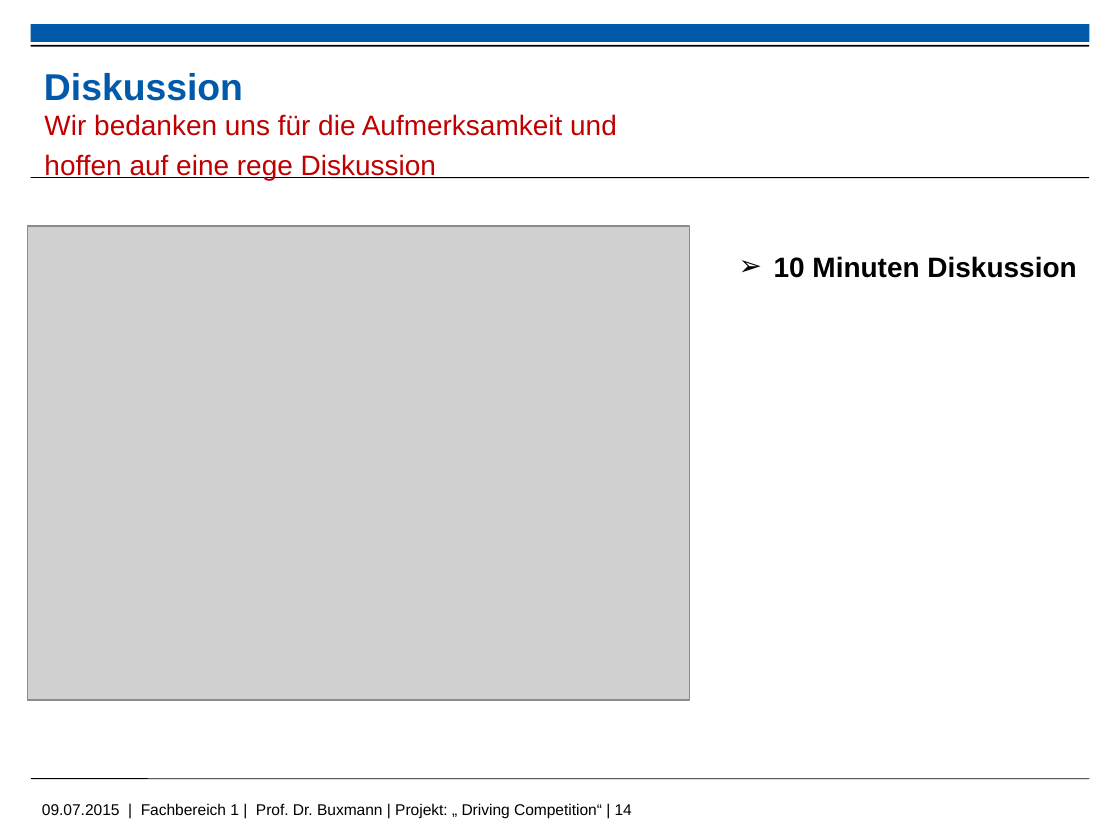
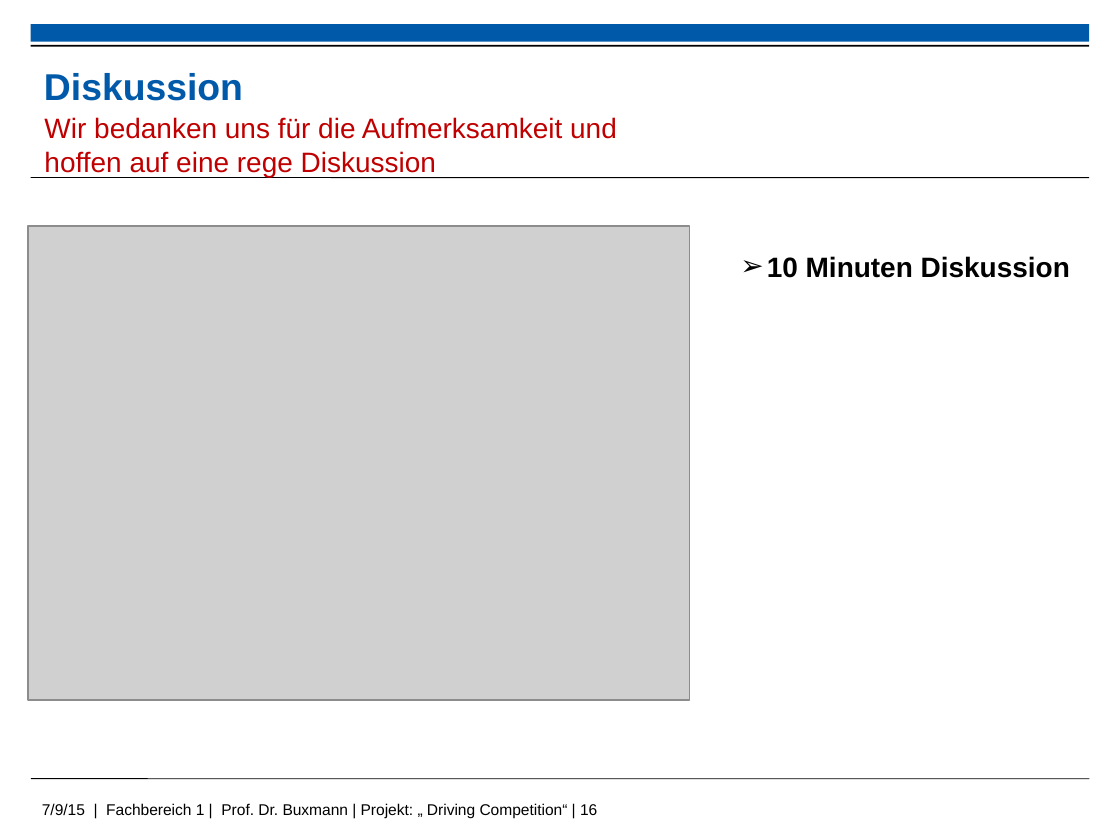
Before and after one commit to kolhagen/drivingcompetition, a slide deck: slide 16 of Big Data - Driving Compitiion.pptx (slide 14 before the commit). Drawn at 1120x840 pixels with LibreOffice and Linux fonts; fonts in the diff are those of the drawing; grey boxes stand for pictures; background and template pictures are left out. Boxes give left, top, right and bottom in pixels: in the first picture for what was removed or moved away, otherwise in the second. Text is boxed around its words. In the diff, an @@ line names an element or a change of style, - is before the commit and + after.

```diff
--- a/Big Data - Driving Compitiion.pptx
+++ b/Big Data - Driving Compitiion.pptx
@@ text "Wir bedanken uns für die ..." at [44, 117, 617, 177]: indent changed; less space between paragraphs @@
@@ text "10 Minuten Diskussion" at [767, 256, 1070, 278]: indent changed @@
@@ text at [42, 803, 597, 819]: text changed @@
-09.07.2015 | Fachbereich 1 | Prof. Dr. Buxmann | Projekt: „ Driving Competition“ | 14
+7/9/15 | Fachbereich 1 | Prof. Dr. Buxmann | Projekt: „ Driving Competition“ | 16
```
Also in this commit, not shown: 12 other slides changed, 4 slides added, 2 slides removed.
